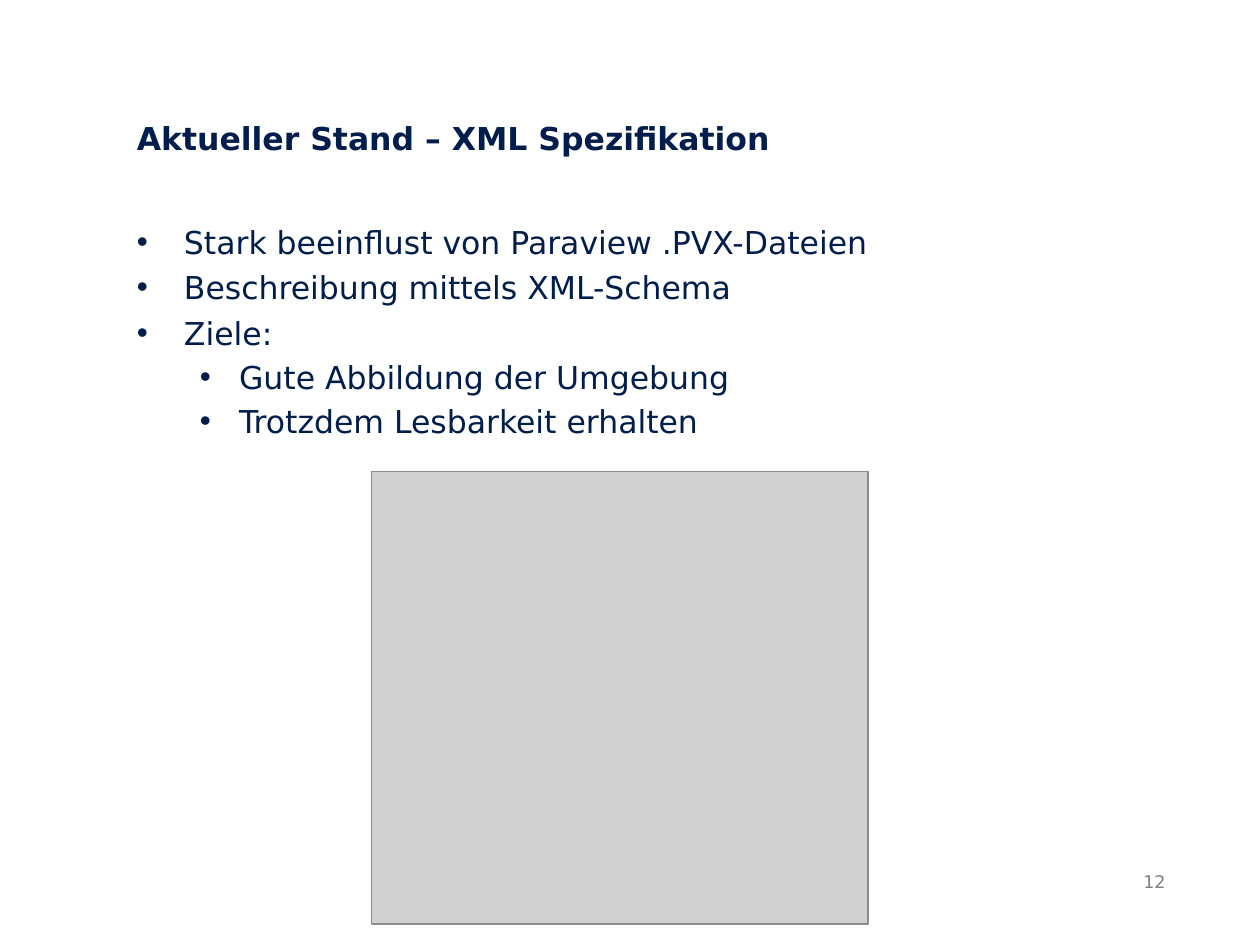
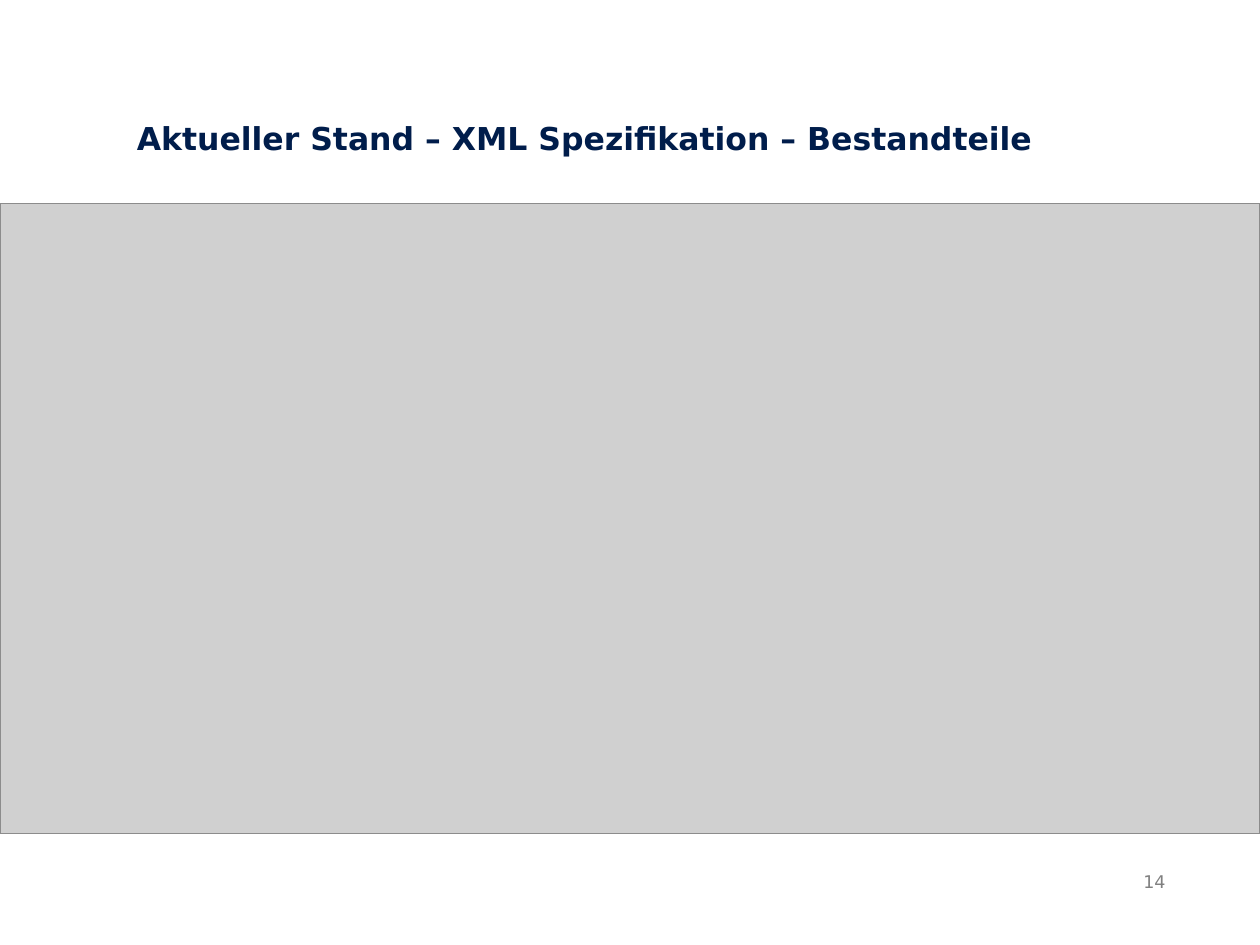
Before and after one commit to Neox-1990/OpenDECL-Diplom, a slide deck: slide 14 of Präsentationen/Zwischenpräsentation/Zwischenpräsentation.odp (slide 12 before the commit). Drawn at 1260x945 pixels with LibreOffice and Linux fonts; fonts in the diff are those of the drawing; grey boxes stand for pictures. Boxes give left, top, right and bottom in pixels: in the first picture for what was removed or moved away, otherwise in the second. Text is boxed around its words. In the diff, an @@ line names an element or a change of style, - is before the commit and + after.

```diff
--- a/Präsentationen/Zwischenpräsentation/Zwischenpräsentation.odp
+++ b/Präsentationen/Zwischenpräsentation/Zwischenpräsentation.odp
@@ text at (x1=137, y1=126, x2=1032, y2=157): text changed; bold on @@
-Aktueller Stand – XML Spezifikation
-• Stark beeinflust von Paraview .PVX-Dateien
-• Beschreibung mittels XML-Schema
-• Ziele:
-  • Gute Abbildung der Umgebung
-  • Trotzdem Lesbarkeit erhalten
+Aktueller Stand – XML Spezifikation – Bestandteile
@@ picture resized from (x1=372, y1=471, x2=868, y2=924) to (x1=0, y1=203, x2=1260, y2=833) @@
@@ page number at (x1=1143, y1=875, x2=1165, y2=888): text changed @@
-12
+14
```
Also in this commit, not shown: 12 other slides changed, 2 slides added, 1 slide removed, 10 other files.
